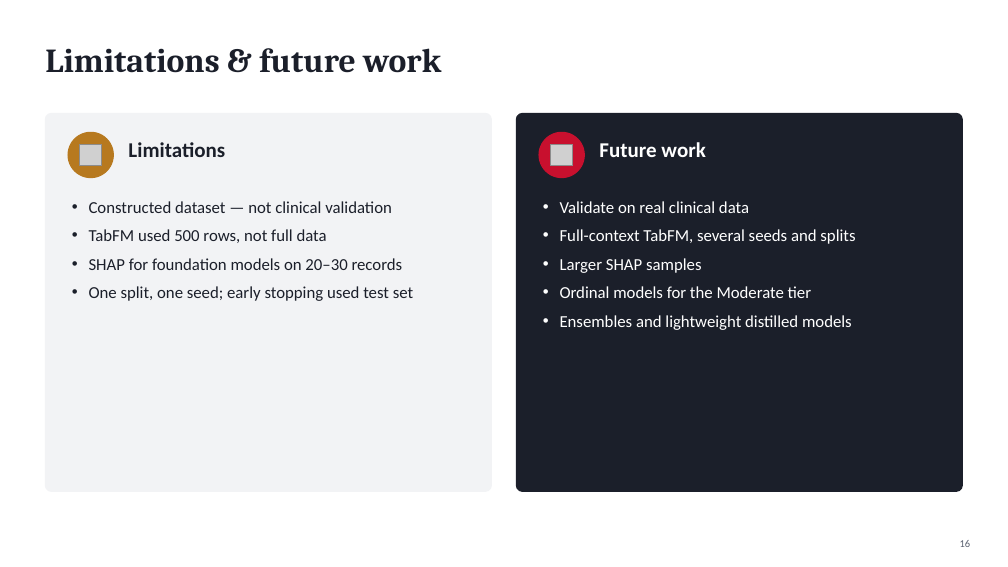
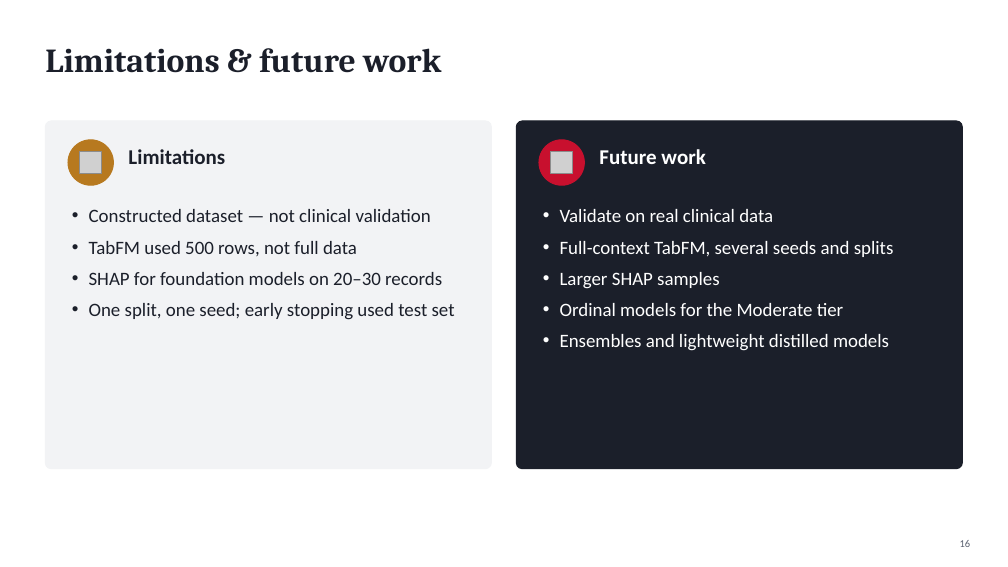
Before and after one commit to nirajanS1211/Hairfall-Thesis, a slide deck: slide 16 of thesis/final/Hairfall_Thesis_Presentation.pptx. Drawn at 1008x567 pixels with LibreOffice and Linux fonts; fonts in the diff are those of the drawing; grey boxes stand for pictures. Boxes give left, top, right and bottom in pixels: in the first picture for what was removed or moved away, otherwise in the second. Text is boxed around its words. In the diff, an @@ line names an element or a change of style, - is before the commit and + after.

```diff
--- a/thesis/final/Hairfall_Thesis_Presentation.pptx
+++ b/thesis/final/Hairfall_Thesis_Presentation.pptx
@@ rounded rectangle: place and size @@
-rounded rectangle at <box>45,113,492,492</box>
+rounded rectangle at <box>45,121,492,469</box>
@@ rounded rectangle at <box>45,121,492,469</box>: proportions changed @@
@@ rounded rectangle at <box>516,121,963,469</box>: proportions changed @@
@@ rounded rectangle: place and size @@
-rounded rectangle at <box>516,113,963,492</box>
+rounded rectangle at <box>516,121,963,469</box>
@@ 2 pictures, 2 texts, 2 ellipses: place and size @@
-2 pictures, 2 texts, 2 ellipses at <box>68,132,705,178</box>
+2 pictures, 2 texts, 2 ellipses at <box>68,140,705,185</box>
@@ text "Constructed dataset — not clinical ...": place and size @@
-text "Constructed dataset — not clinical ..." at <box>89,201,413,301</box>
+text "Constructed dataset — not clinical ..." at <box>89,209,455,320</box>
@@ text "Constructed dataset — not clinical ..." at <box>89,209,455,320</box>: size 16 to 18 pt @@
@@ text "Validate on real clinical data" at <box>560,209,894,351</box>: size 16 to 18 pt @@
@@ text "Validate on real clinical data": place and size @@
-text "Validate on real clinical data" at <box>560,201,855,330</box>
+text "Validate on real clinical data" at <box>560,209,894,351</box>
```
Also in this commit, not shown: 4 other slides changed, 1 other file.
